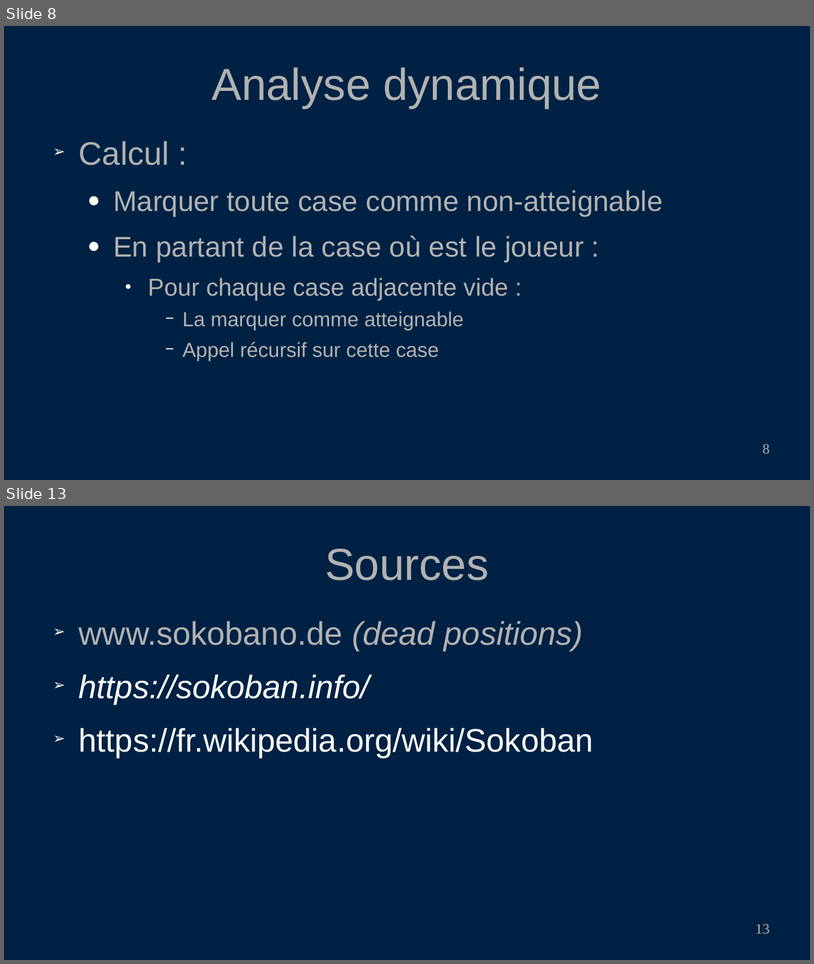
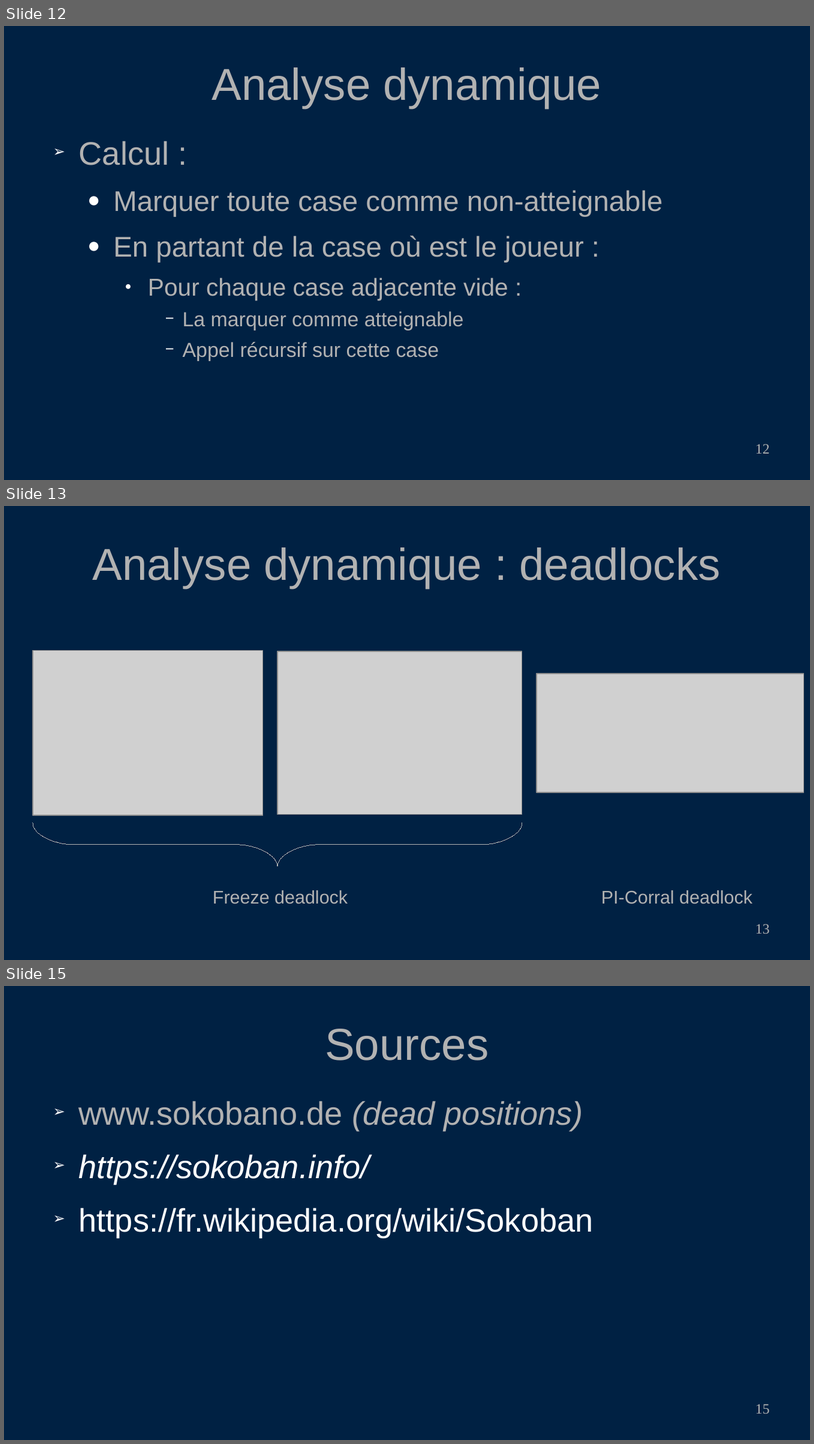
Before and after one commit to PoulpoGaz/sokoshell, a slide deck: documents/presentation.odp. Shown one above the other, each under a label of ours: slides 8 and 13 before the commit, slides 12, 13 and 15 after it; the slides between them are not shown. The pictures are 814x964 and 814x1444 pixels, drawn with LibreOffice and Linux fonts; fonts in the diff are those of the drawing; grey boxes stand for pictures. Boxes give left, top, right and bottom in pixels: in the first picture for what was removed or moved away, otherwise in the second. Text is boxed around its words. In the diff, an @@ line names an element or a change of style, - is before the commit and + after.

Commit message:
add freeze deadlock, tunnel, rooms to presentation

```diff
--- a/documents/presentation.odp
+++ b/documents/presentation.odp
@@ slide 13 added at [4,506,810,960], background #002143 @@
@@ title added at [93,547,720,588], 44 pt, text #B2B2B2 @@
+Analyse dynamique : deadlocks
@@ picture added at [33,651,263,816] @@
@@ picture added at [278,652,523,815] @@
@@ picture added at [537,673,804,792] @@
@@ freeform shape added at [33,823,522,866], outline #B2B2B2 0 pt @@
@@ text added at [213,890,348,904], 18 pt, text #B2B2B2 @@
+Freeze deadlock
@@ text added at [602,890,753,904], 18 pt, text #B2B2B2 @@
+PI-Corral deadlock
@@ page number added at [756,924,770,933], 14 pt, text #B2B2B2 @@
+13
@@ what was slide 8 is now slide 12 @@
@@ page number at [756,444,770,453]: text changed @@
-8
+12
@@ what was slide 13 is now slide 15 @@
@@ page number at [756,1404,770,1413]: text changed @@
-13
+15
```
Also in this commit, not shown: 1 slide changed, 4 other slides added, 3 slides removed, 21 other files.
